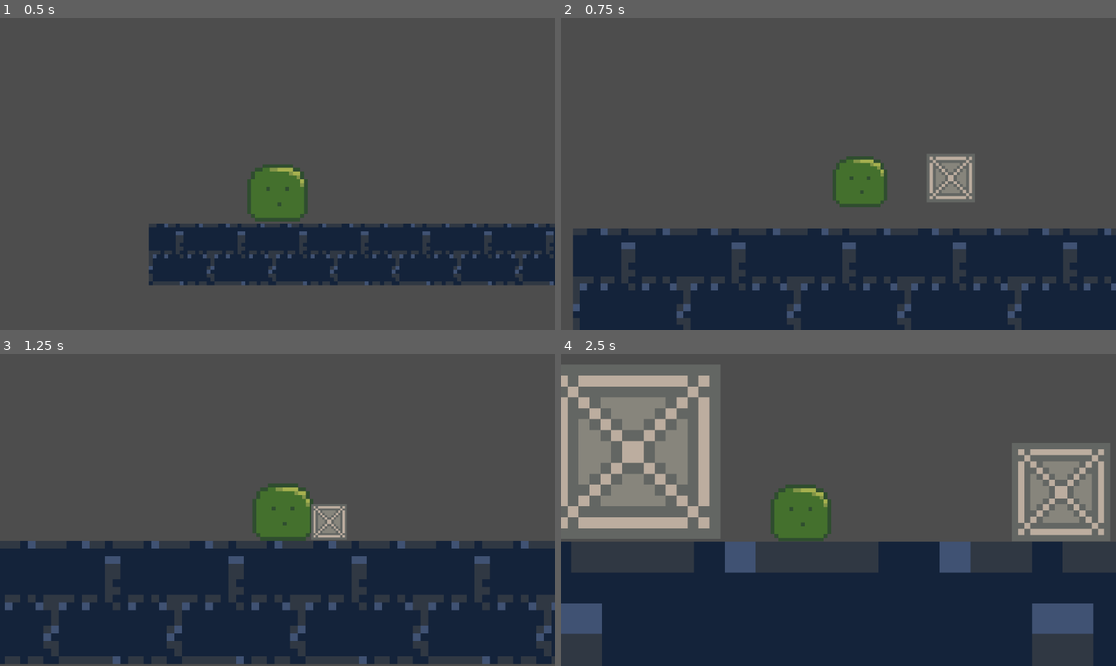
Above: before the commit, frames 1-4 (two rows, left to right).
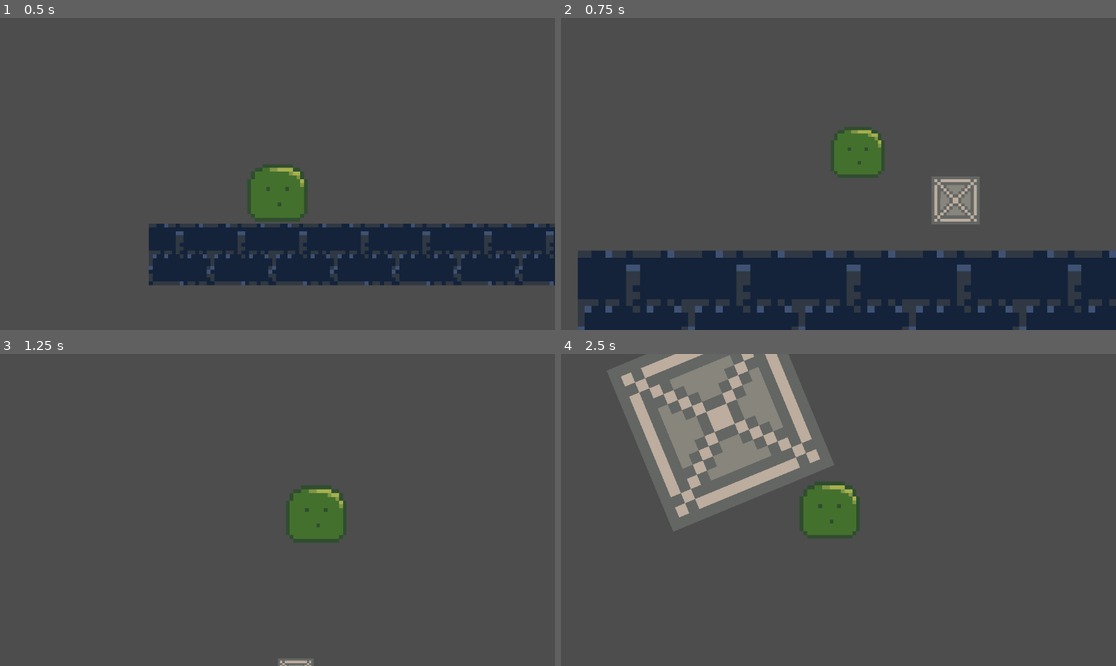
Above: after the commit, the same moments.

Repository: jkuball/splittle-bocks
Game: Godot game, scene res://scenes/playground.tscn
The game is run twice, just before and just after one commit, with the same random seed, the same clock (stepped at 60 frames per second) and the same inputs.
Inputs:
- Up to frame 1 (0.5 s): no input
- Up to frame 2 (0.75 s): hold D (player_right) from 0.53 s (still down); tap Space (player_splittle) at 0.6 s
- Up to frame 3 (1.25 s): keep holding D (player_right)
- Up to frame 4 (2.5 s): tap Space (player_splittle) at 1.35, 2.1 s; release D (player_right) at 2.03 s; hold A (player_left) from 2.03 s (still down)

Frame 1 is identical in both runs. In frame 2, 18% of the frame differs, in the area x 2-100%, y 34-100%; in frame 3, 42%; in frame 4, 68%, in the area x 0-100%, y 0-100%.

Commit message:
Fix Scaling

Diff:
--- a/scenes/bocks.tscn
+++ b/scenes/bocks.tscn
@@ -6,10 +6,10 @@
 [sub_resource type="RectangleShape2D" id="RectangleShape2D_5db8f"]
 size = Vector2(64, 64)
 
-[node name="Bocks" type="Node2D" groups=["Bocks"]]
+[node name="Bocks" type="Node2D"]
 script = ExtResource("1_7oxrv")
 
-[node name="RigidBody" type="RigidBody2D" parent="."]
+[node name="RigidBody" type="RigidBody2D" parent="." groups=["Bocks"]]
 
 [node name="Collider" type="CollisionShape2D" parent="RigidBody"]
 scale = Vector2(2, 2)
Not shown: 1 places in scenes/bocks.tscn that only renumber resources
Not shown: 1 places in scenes/player.tscn that only renumber resources
